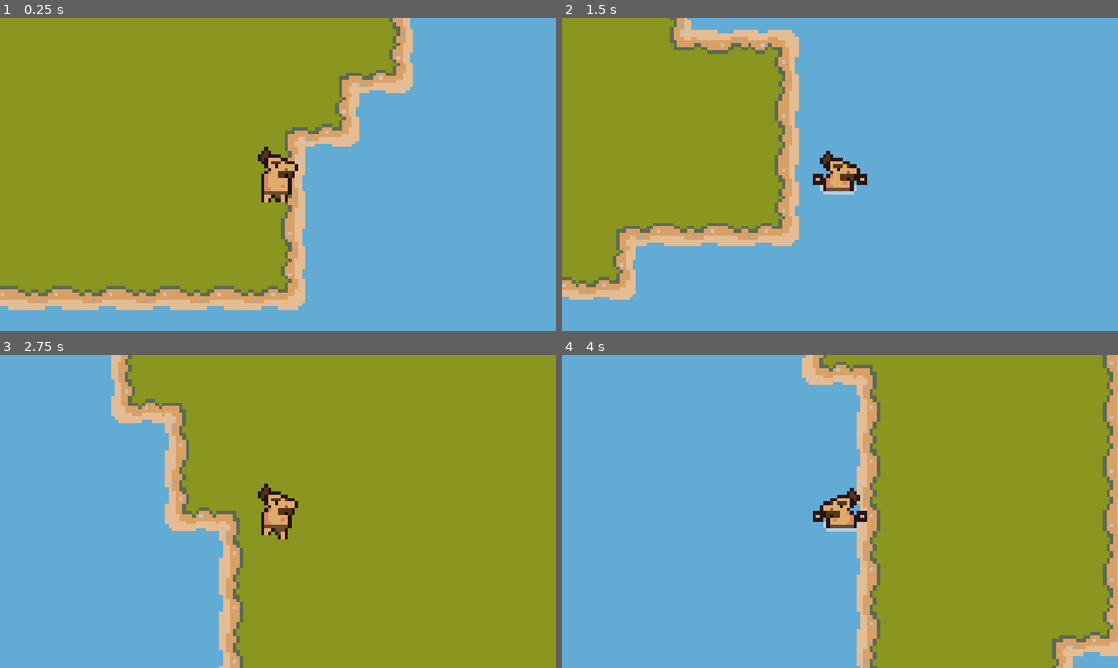
Above: before the commit, frames 1-4 (two rows, left to right).
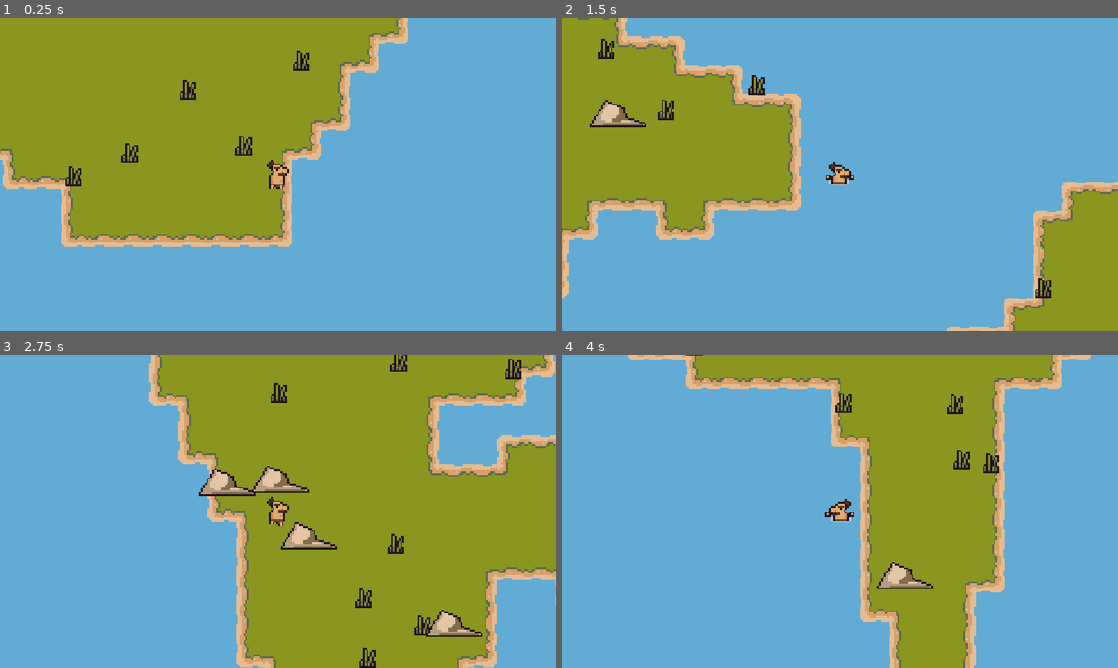
Above: after the commit, the same moments.

Repository: BluePolar282/Hunted-Gatherer
Game: Godot game, scene res://world/scenes/world_1.tscn
Two runs of this game, one before a commit and one after it. Both use one fixed random seed, a clock stepped at 60 frames per second and the inputs below. The engine's default icon, where the game draws it, is replaced by a stand-in: a white triangle on a blue panel in a dark square.
Inputs:
- Up to frame 1 (0.25 s): no input
- Up to frame 2 (1.5 s): tap Enter (ui_accept) at 0.5 s; hold Right (right) 0.53-1.28 s; hold Enter (ui_accept) 0.53-1.28 s; hold Down (down) from 1.28 s (still down); tap Shift (sprint) at 1.35 s
- Up to frame 3 (2.75 s): tap Enter (ui_accept) at 1.52, 1.55, 1.82 s; release Down (down) at 2.03 s; hold Right (right) from 2.03 s (still down); hold Enter (ui_accept) from 2.03 s (still down)
- Up to frame 4 (4 s): release Right (right) at 2.78 s; release Enter (ui_accept) at 2.78 s; hold W (up) 2.78-3.53 s; tap Shift (sprint) at 2.85 s; tap Enter (ui_accept) at 3.02, 3.05, 3.32 s; hold A (left) from 3.53 s (still down); hold Enter (ui_accept) from 3.53 s (still down)

The runs differ from the first frame. In frame 1, 21% of the frame differs, in the area x 0-75%, y 0-94%; in frame 2, 22%; in frame 3, 21%; in frame 4, 32%, in the area x 11-100%, y 0-100%.

Commit message:
began foliage spreading

Diff:
--- a/hunted-gatherer/characters/scenes/caveman.tscn
+++ b/hunted-gatherer/characters/scenes/caveman.tscn
@@ -104,28 +104,27 @@
 }]
 
 [sub_resource type="RectangleShape2D" id="RectangleShape2D_x2l60"]
-size = Vector2(87, 138)
+size = Vector2(8, 11)
 
 [sub_resource type="RectangleShape2D" id="RectangleShape2D_lyjcl"]
-size = Vector2(86, 138)
+size = Vector2(7, 9)
 
 [node name="caveman" type="CharacterBody2D" unique_id=937982850]
 script = ExtResource("1_e5tm2")
 
 [node name="AnimatedSprite2D" type="AnimatedSprite2D" parent="." unique_id=1441824316]
 position = Vector2(0, -5.9604645e-08)
-scale = Vector2(10, 10)
 sprite_frames = SubResource("SpriteFrames_c3hog")
-animation = &"run"
+animation = &"swim"
 autoplay = "default"
-frame_progress = 0.11898241
+frame_progress = 0.643744
 
 [node name="Area2D" type="Area2D" parent="." unique_id=1873595944]
 
 [node name="CollisionShape2D" type="CollisionShape2D" parent="Area2D" unique_id=830699867]
-position = Vector2(-1.5, 11)
+position = Vector2(-1, 0.5)
 shape = SubResource("RectangleShape2D_x2l60")
 
 [node name="CollisionShape2D" type="CollisionShape2D" parent="." unique_id=1387152850]
-position = Vector2(-2, 11)
+position = Vector2(-1, 0)
 shape = SubResource("RectangleShape2D_lyjcl")
--- a/hunted-gatherer/characters/scripts/caveman.gd
+++ b/hunted-gatherer/characters/scripts/caveman.gd
@@ -1,8 +1,8 @@
 extends CharacterBody2D
 
-const BASE_SPEED := 400.0
-const SPRINT_SPEED := 650.0
-const WATER_SPEED := 200.0
+const BASE_SPEED := 70.0
+const SPRINT_SPEED := 100.0
+const WATER_SPEED := 30.0
 
 @onready var CURRENT_DIR = "front"
 @onready var anim: AnimatedSprite2D = $AnimatedSprite2D
--- a/hunted-gatherer/world/scenes/world_1.gd
+++ b/hunted-gatherer/world/scenes/world_1.gd
@@ -8,6 +8,8 @@
 @onready var tilemap: TileMapLayer = $TileMapLayer
 @onready var map_overlay = $CanvasLayer/MapOverlay
 @onready var map_display = $CanvasLayer/MapOverlay/MapDisplay
+@export var foliage_sheet: Texture2D
+@export var tile_size: int = 16
 
 const TERRAIN_SET = 0   # the terrain set both terrains live in
 const TERRAIN_GRASS = 0 # terrain index for grass
@@ -84,6 +86,8 @@
 
 	spawn_player()
 	map_texture = draw_map()
+
+	scatter_foliage()
 
 func spawn_player() -> void:
 	var cx := map_width  / 2.0
@@ -205,3 +209,99 @@
 				img.set_pixel(px, py, Color(0.448, 0.617, 0.352, 1.0))
 
 	return ImageTexture.create_from_image(img)
+
+#-------------------------------------------------
+
+func scatter_foliage() -> void:
+	for child in $Foliage.get_children():
+		child.queue_free()
+
+	var grass_set := {}
+	for c in grass_cells:
+		grass_set[c] = true
+
+	var objects := [
+		{
+			"name": "tree_medium",
+			"atlas_col": 10,
+			"atlas_row": 0,
+			"width": 5,
+			"height": 5,
+			"density": 0.008,
+			"avoid_shore": true,
+			"offset_y": -24.0,
+		},
+		{
+			"name": "tree_large",
+			"atlas_col": 15,
+			"atlas_row": 0,
+			"width": 5,
+			"height": 5,
+			"density": 0.008,
+			"avoid_shore": true,
+			"offset_y": -24.0,
+		},
+		{
+			"name": "grass_tuft",
+			"atlas_col": 5,
+			"atlas_row": 2,
+			"width": 1,
+			"height": 2,
+			"density": 0.08,
+			"avoid_shore": false,
+			"offset_y": 0.0,
+		},
+		{
+			"name": "rock",
+			"atlas_col": 8,
+			"atlas_row": 4,
+			"width": 2,
+			"height": 1,
+			"density": 0.02,
+			"avoid_shore": false,
+			"offset_y": 0.0,
+		},
+	]
+
+	for c in grass_cells:
+		var is_shore := false
+		for neighbor in [
+			Vector2i(c.x+1, c.y), Vector2i(c.x-1, c.y),
+			Vector2i(c.x, c.y+1), Vector2i(c.x, c.y-1)
+		]:
+			if not grass_set.has(neighbor):
+				is_shore = true
+				break
+
+		for obj in objects:
+			if obj["avoid_shore"] and is_shore:
+				continue
+			if randf() < obj["density"]:
+				spawn_object(c, obj)	# pass the whole dictionary
+				break
+
+func spawn_object(tile: Vector2i, obj: Dictionary) -> void:
+	var sprite := Sprite2D.new()
+	sprite.texture = foliage_sheet
+
+	var w: int = obj["width"]
+	var h: int = obj["height"]
+
+	sprite.region_enabled = true
+	sprite.region_rect = Rect2(
+		obj["atlas_col"] * tile_size,
+		obj["atlas_row"] * tile_size,
+		w * tile_size,
+		h * tile_size
+	)
+
+	# Shift up so the base of the sprite sits on the tile
+	var base_offset := float(-h * tile_size) / 2.0 + float(tile_size) / 2.0
+	sprite.offset = Vector2(0.0, base_offset + obj["offset_y"])
+
+	var world_pos := tilemap.to_global(tilemap.map_to_local(tile))
+	var wiggle := Vector2(randf_range(-3.0, 3.0), randf_range(-3.0, 3.0))
+	sprite.position = world_pos + wiggle
+
+	sprite.name = obj["name"]
+	$Foliage.add_child(sprite)
--- a/hunted-gatherer/world/scenes/world_1.tscn
+++ b/hunted-gatherer/world/scenes/world_1.tscn
@@ -168,21 +168,31 @@
 map_height = 120
 noise_scale = 0.015
 island_falloff = 0.5
+foliage_sheet = ExtResource("2_5tjcn")
+
+[node name="scripts" type="Node" parent="." unique_id=1742658872]
+
+[node name="Generator" type="Node2D" parent="scripts" unique_id=576207174]
+
+[node name="PlayerSpawner" type="Node2D" parent="scripts" unique_id=1158433838]
+
+[node name="Decorator" type="Node2D" parent="scripts" unique_id=1009916236]
 
 [node name="TileMapLayer" type="TileMapLayer" parent="." unique_id=1535910910]
-scale = Vector2(10, 10)
 tile_map_data = PackedByteArray(0, 0, 1, 0, 253, 255, 1, 0, 0, 0, 0, 0, 0, 0, 0, 0, 253, 255, 1, 0, 0, 0, 0, 0, 0, 0, 2, 0, 253, 255, 1, 0, 0, 0, 0, 0, 0, 0)
 tile_set = SubResource("TileSet_ilxy1")
 
 [node name="dino1" parent="." unique_id=1716833207 instance=ExtResource("3_wetyk")]
 position = Vector2(-694, -556)
 
+[node name="Foliage" type="Node2D" parent="." unique_id=290411099]
+
 [node name="caveman" parent="." unique_id=937982850 groups=["Player"] instance=ExtResource("1_8bcx7")]
 scale = Vector2(0.99999994, 0.99999994)
 
 [node name="Camera2D" type="Camera2D" parent="caveman" unique_id=1139452290]
 scale = Vector2(0.99999994, 0.99999994)
-zoom = Vector2(0.7, 0.7)
+zoom = Vector2(3.755, 3.755)
 
 [node name="CanvasLayer" type="CanvasLayer" parent="." unique_id=853127468]
 
